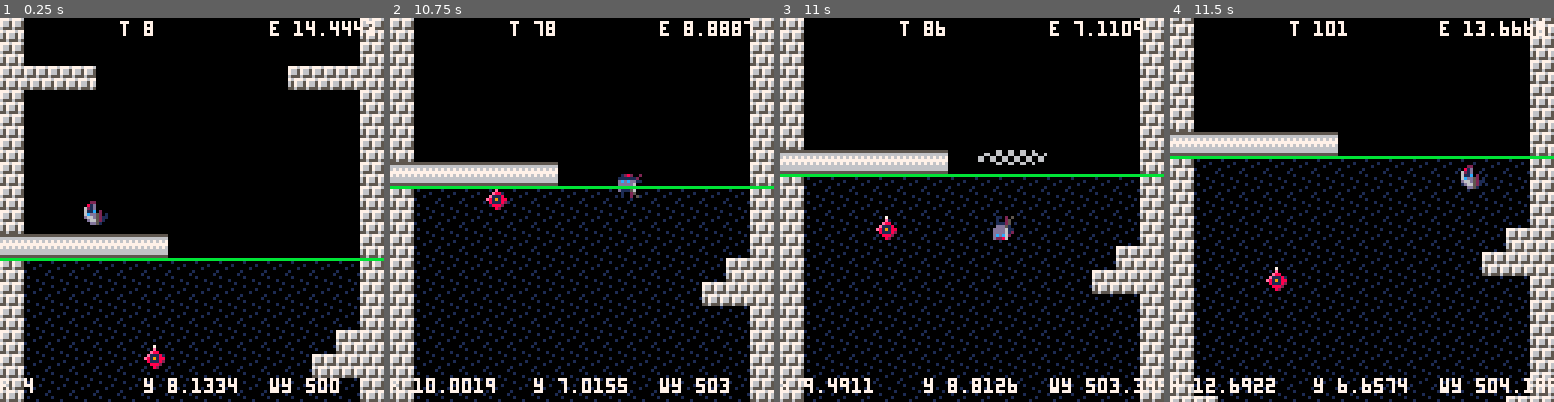
Above: before the commit, frames 1-4 (left to right).
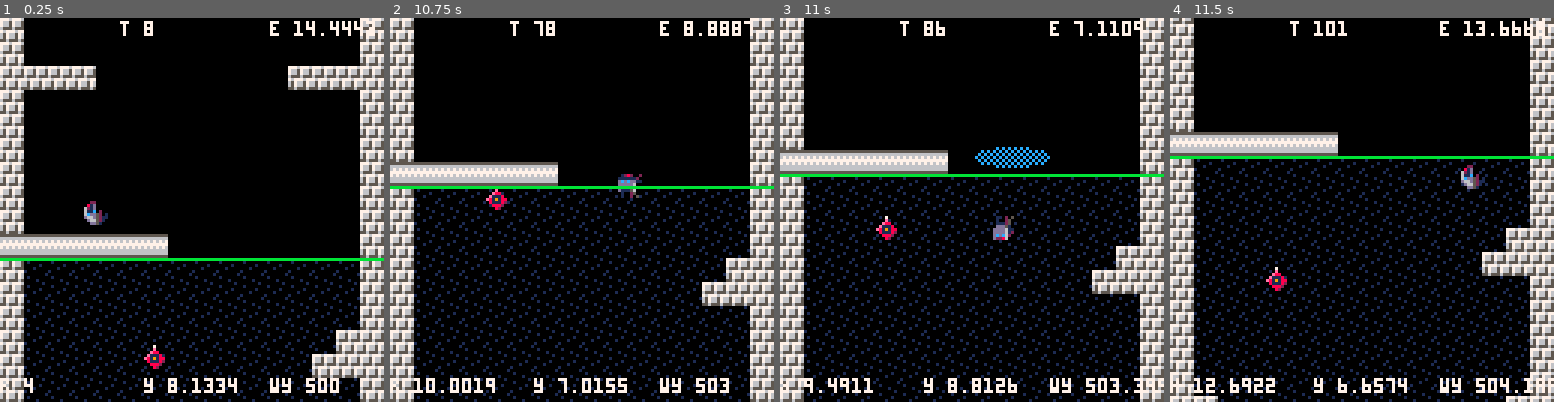
Above: after the commit, the same moments.

Repository: ggaughan/wake-of-the-ninja
Game: PICO-8 cartridge wakey.p8
The game is run twice, just before and just after one commit, with the same random seed, the same clock (stepped at 60 frames per second) and the same inputs.
Inputs:
- Up to frame 1 (0.25 s): no input
- Up to frame 2 (10.75 s): tap X (X key) at 0.33, 1.07, 1.85, 2.97, 4.08, 5.2, 6.32, 7.43, 8.55, 9.67 s; hold Right 1.6-2.1 s; hold Up 2.15-2.42 s; hold Right 2.47-3.03 s; hold Left 3.08-3.58 s; hold Down 3.63-3.97 s; hold Right 4.02-4.68 s; hold Up 4.73-5.03 s; hold Left 5.08-5.68 s; hold Down 5.73-6.03 s; hold Right 6.08-6.58 s; hold Right 6.63-7.13 s; hold Up 7.18-7.45 s; hold Right 7.5-8.07 s; hold Left 8.12-8.62 s; hold Down 8.67-9 s; hold Right 9.05-9.72 s; hold Up 9.77-10.07 s; hold Left 10.12-10.72 s
- Up to frame 3 (11 s): hold Down from 10.77 s (still down); tap X (X key) at 10.78 s
- Up to frame 4 (11.5 s): release Down at 11.07 s; hold Right from 11.12 s (still down)

Frames 1-2 are identical in both runs. In frame 3, 0.6% of the frame differs, in the area x 50-71%, y 33-40%; in frame 4, nothing differs.

Commit message:
Wake kills enemies

Diff:
--- a/wakey.p8
+++ b/wakey.p8
@@ -47,12 +47,13 @@
 w_start_brick = 141
 
 pl_start_y = 7
-wake_max=6
+wake_max=16
 wake = {}
 for i=1,wake_max do
 	wake[i]={-1,-1,-1}
 end
 wake_last=0
+wake_colour={12,2,1,6,13}
 -- todo remove wake_last_y = 0
 wake_start=0
 wake[wake_start]={-1,-1,-1}
@@ -130,34 +131,6 @@
 	else
 		-- we are alive and have control
 		pl.state = idle
-
-		if btn(❎) and pl.energy > min_energy then
-			if (pl.dy < 0 and btn(⬆️)) or (pl.dy > 0 and btn(⬇️)) then
-				wake_last += 1
-				if (wake_last > wake_max) wake_last = 1
-				if pl.dy < 0 then
-					wake[wake_last] = {pl.x,pl.y+0.5,pl.t}
-				else
-					wake[wake_last] = {pl.x,pl.y-1.5,pl.t}
-				end
-				--if btnp(❎) then
-				if wake_start == 0 then
-					wake_start=wake_last
-				end
-				printh("w "..wake_start.." "..wake_last.." "..wake[wake_last][1]..","..wake[wake_last][2])
-			end
-		else
-				--if wake_start != 0 then
-				if wake_last != 0 then
-					--wake_start=0
-					wake_last += 1
-					if (wake_last > wake_max) wake_last = 1
-			  wake[wake_last] = {-1,-1,-1}
-			  wake_last = 0
-				 printh("wend ")
-			 end
-		end
-		--todo remove wake_last_y = pl.y+wy
 
 	 -- how fast to accelerate
 	 local accel = 0.2
@@ -212,6 +185,36 @@
 		if pl.energy > max_energy then
 			pl.energy = max_energy
 		end
+
+		if btn(❎) and pl.energy > min_energy then
+			if (pl.dy < 0 and btn(⬆️)) or (pl.dy > 0 and btn(⬇️)) then
+				wake_last += 1
+				if (wake_last > wake_max) wake_last = 1
+				if pl.dy < 0 then
+					wake[wake_last] = {pl.x,pl.y+0.5,pl.t}
+				else
+					wake[wake_last] = {pl.x,pl.y-1.5,pl.t}
+				end
+				--if btnp(❎) then
+				if wake_start == 0 then
+					wake_start=wake_last
+				end
+				-- todo use extra energy?
+				--printh("w "..wake_start.." "..wake_last.." "..wake[wake_last][1]..","..wake[wake_last][2])
+			end
+		else
+				--if wake_start != 0 then
+				if wake_last != 0 then
+					--wake_start=0
+					wake_last += 1
+					if (wake_last > wake_max) wake_last = 1
+			  wake[wake_last] = {-1,-1,-1}
+			  wake_last = 0
+				 printh("wend ")
+			 end
+		end
+		--todo remove wake_last_y = pl.y+wy
+
  end
 
 	-- todo move to _draw?
@@ -390,19 +393,39 @@
 		if (wki > wake_max) wki = wki-wake_max
 		local wk = wake[wki]
 		if (wk[1] == -1) break
-		printh("wd".." "..wake_start.." "..i..":"..wki..":"..wk[1]..","..wk[2].."-"..wk[3])
-		if pl.t - wk[3] < wake_decay then
-			--local oy = (wk[2] * 8) + 4 + ((wk[2]>pl.y) and i*4 or -i*4)
+		local age=pl.t-wk[3]
+		--printh("wd".." "..wake_start.." "..i..":"..wki..":"..wk[1]..","..wk[2].."-"..wk[3])
+		if age < wake_decay then
 			local oy = (wk[2] * 8) + 4
-			local ow = ((pl.t-wk[3])/4)*2 * 4
-			local oh = ((pl.t-wk[3])/3)
-			--local ow = i * 4
-			--local oh = i
+			local ow = (age/4)*2 * 4
+			local oh = (age/2)
 			local ox = wk[1] * 8
-	  fillp(0b0011001111001100.1)
-	  printh("  "..ox-ow..","..oy-oh..","..ox+ow..","..oy+oh)
+			if age > wake_decay/2 then
+			 if i % 2 == 1 then
+			  fillp(0b1110011111100111.1)
+			 else
+			  fillp(0b1101101111011011.1)
+			 end
+			else
+		  fillp(0b1010010110100101.1)
+			end
+	  --printh("  "..ox-ow..","..oy-oh..","..ox+ow..","..oy+oh)
 	  local c = pl.t - wk[3]
-	  ovalfill(ox-ow,oy-oh,ox+ow,oy+oh, c%8)
+	  c = wake_colour[c%#wake_colour]
+	  ovalfill(ox-ow,oy-oh,ox+ow,oy+oh, c)
+	  --if (debug) rect(ox-ow,oy-oh,ox+ow,oy+oh, 11)
+	  -- check if any enemies are killed by this
+			for e in all(enemy) do
+	   local x=ox - e.x*8-4
+	   local y=oy - e.y*8-4
+    --printh("k?:"..x..","..y..":"..ow+e.w.." "..oh+e.h)
+	   if ((abs(x) < (ow*2+e.w)) and
+	      (abs(y) < (oh*2+e.h)))
+	   then
+	    printh("k:"..e.y)
+     e.y=-1  -- kill
+	   end
+			end
 	  fillp()
 	 -- else don't draw old ones
 	 end
